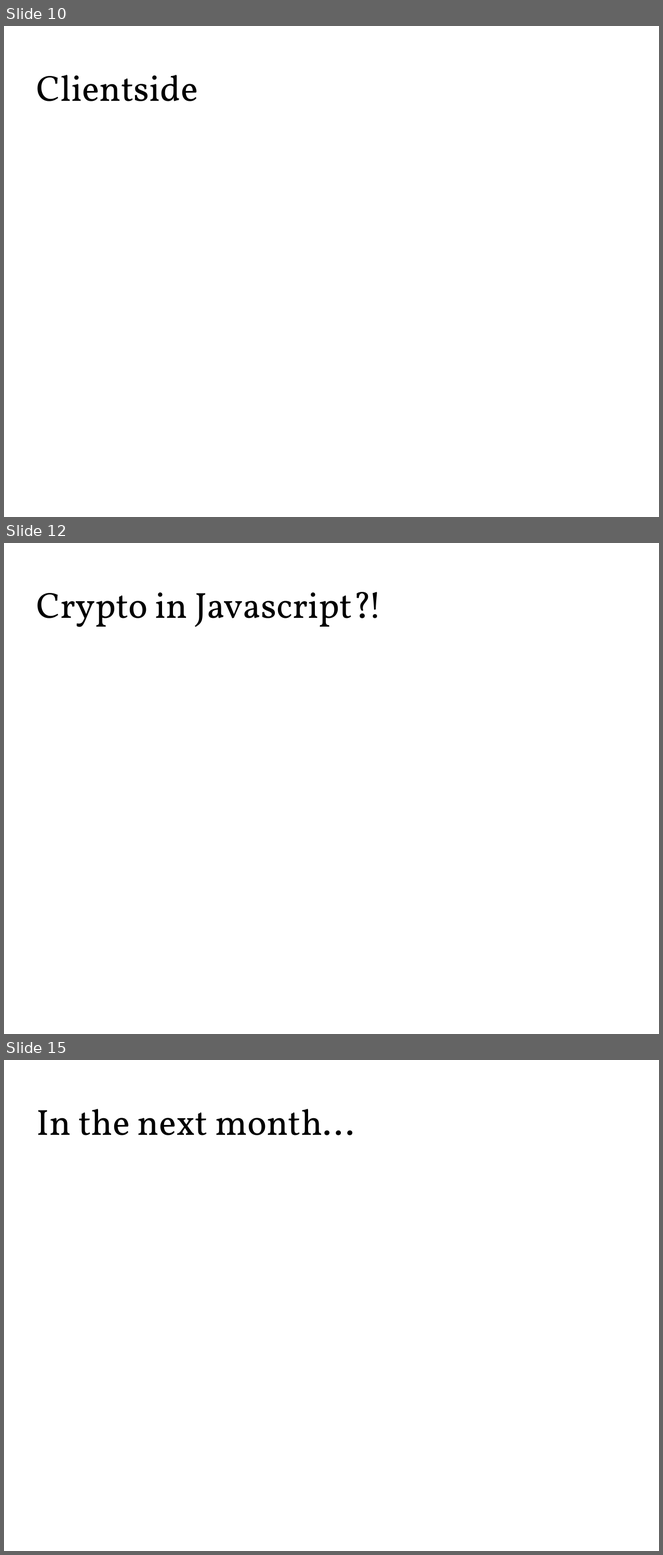
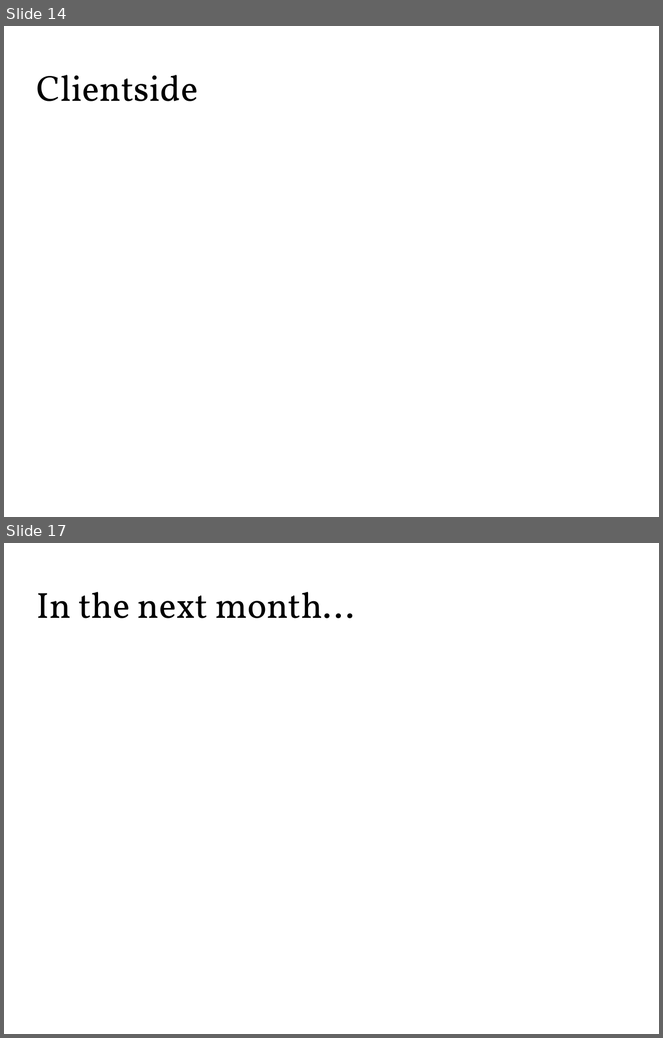
Before and after one commit to Zandrr/phonebook.js, a slide deck: documentation/ecen5013_presentation.odp. Shown one above the other, each under a label of ours: slides 10, 12 and 15 before the commit, slides 14 and 17 after it; the slides between them are not shown. The pictures are 663x1555 and 663x1038 pixels, drawn with LibreOffice and Linux fonts; fonts in the diff are those of the drawing. Boxes give left, top, right and bottom in pixels: in the first picture for what was removed or moved away, otherwise in the second. Text is boxed around its words. In the diff, an @@ line names an element or a change of style, - is before the commit and + after.

```diff
--- a/documentation/ecen5013_presentation.odp
+++ b/documentation/ecen5013_presentation.odp
@@ slide 12 removed at <box>4,543,659,1034</box>, background #FFFFFF @@
@@ title removed at <box>37,592,383,627</box> @@
-Crypto in Javascript?!
@@ what was slide 10 is now slide 14 @@
@@ what was slide 15 is now slide 17 @@
```
Also in this commit, not shown: 1 slide changed, 12 slides added, 9 other slides removed, 2 other files.
